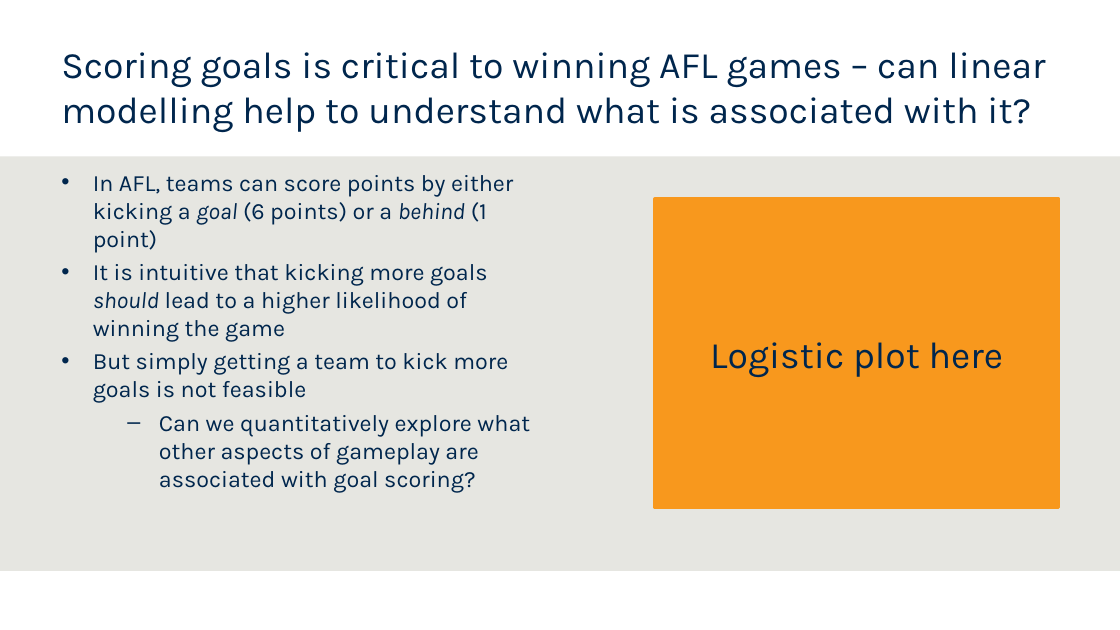
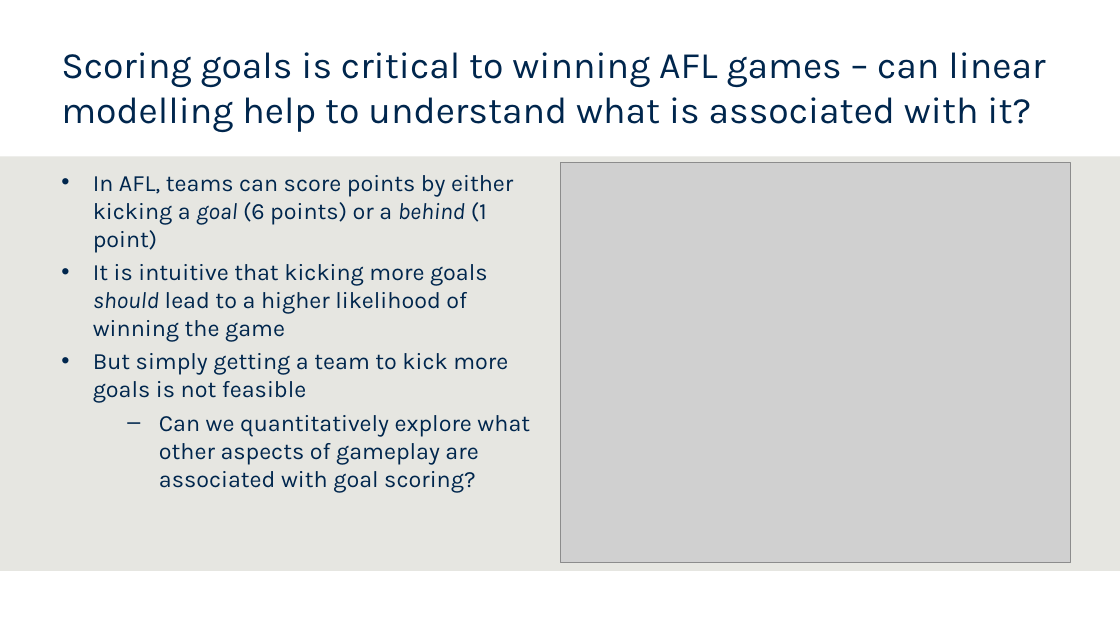
Before and after one commit to hendersontrent/phd-coursework, a slide deck: slide 3 of olet5608/OLET5608 Presentation.pptx. Drawn at 1120x630 pixels with LibreOffice and Linux fonts; fonts in the diff are those of the drawing; grey boxes stand for pictures; background and template pictures are left out. Boxes give left, top, right and bottom in pixels: in the first picture for what was removed or moved away, otherwise in the second. Text is boxed around its words. In the diff, an @@ line names an element or a change of style, - is before the commit and + after.

```diff
--- a/olet5608/OLET5608 Presentation.pptx
+++ b/olet5608/OLET5608 Presentation.pptx
@@ picture added at <box>560,163,1071,563</box> @@
@@ rectangle removed at <box>655,199,1059,507</box> @@
-Logistic plot here
```
Also in this commit, not shown: 2 other slides changed, 2 slides added, 1 slide removed.
